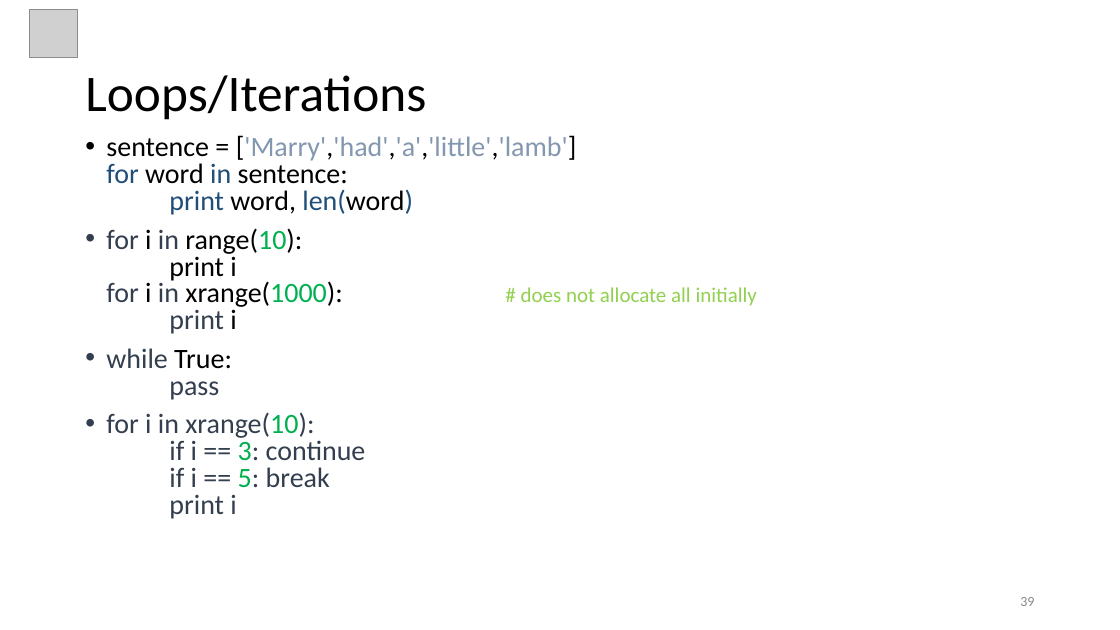
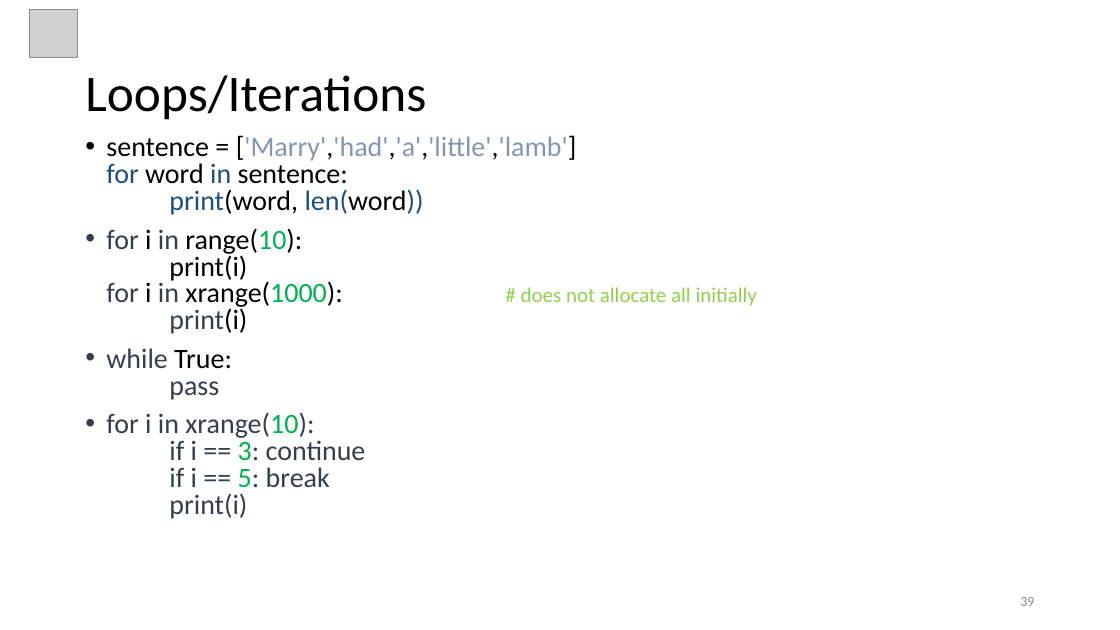
Before and after one commit to ankitagrawal579/Python, a slide deck: slide 39 of Python Ppt.pptx. Drawn at 1120x630 pixels with LibreOffice and Linux fonts; fonts in the diff are those of the drawing; grey boxes stand for pictures. Boxes give left, top, right and bottom in pixels: in the first picture for what was removed or moved away, otherwise in the second. Text is boxed around its words. In the diff, an @@ line names an element or a change of style, - is before the commit and + after.

```diff
--- a/Python Ppt.pptx
+++ b/Python Ppt.pptx
@@ text at box(106, 135, 757, 334): text changed @@
-• sentence = ['Marry','had','a','little','lamb']
-  for word in sentence:
-  print word, len(word)
-• for i in range(10):
-  print i
-  for i in xrange(1000): # does not allocate all initially
-  print i
+• sentence = ['Marry','had','a','little','lamb']
+  for word in sentence:
+  print(word, len(word))
+• for i in range(10):
+  print(i)
+  for i in xrange(1000): # does not allocate all initially
+  print(i)
@@ text at box(106, 412, 366, 519): text changed @@
-• for i in xrange(10):
-  if i == 3: continue
-  if i == 5: break
-  print i
+• for i in xrange(10):
+  if i == 3: continue
+  if i == 5: break
+  print(i)
```
Also in this commit, not shown: 9 other slides changed, 14 slides added.
